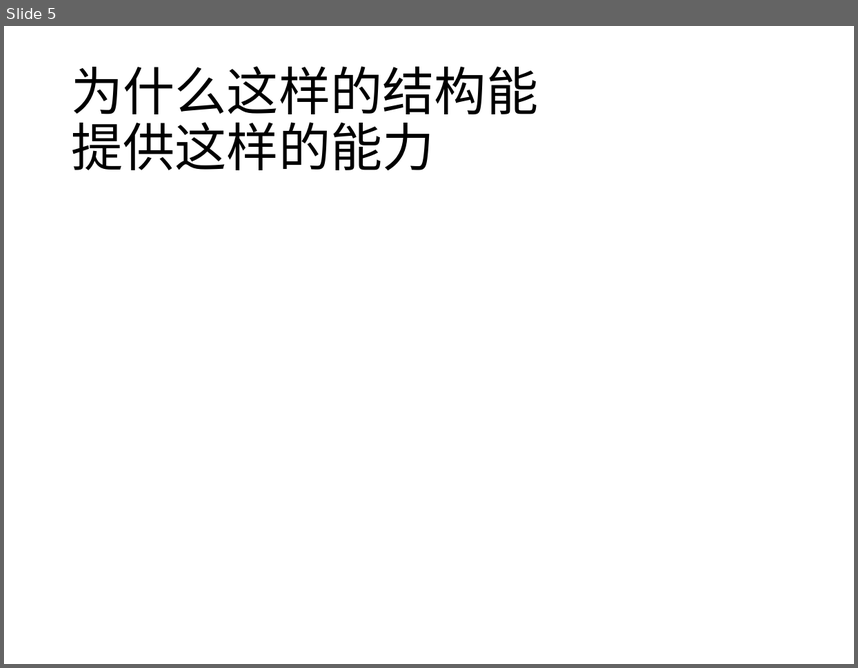
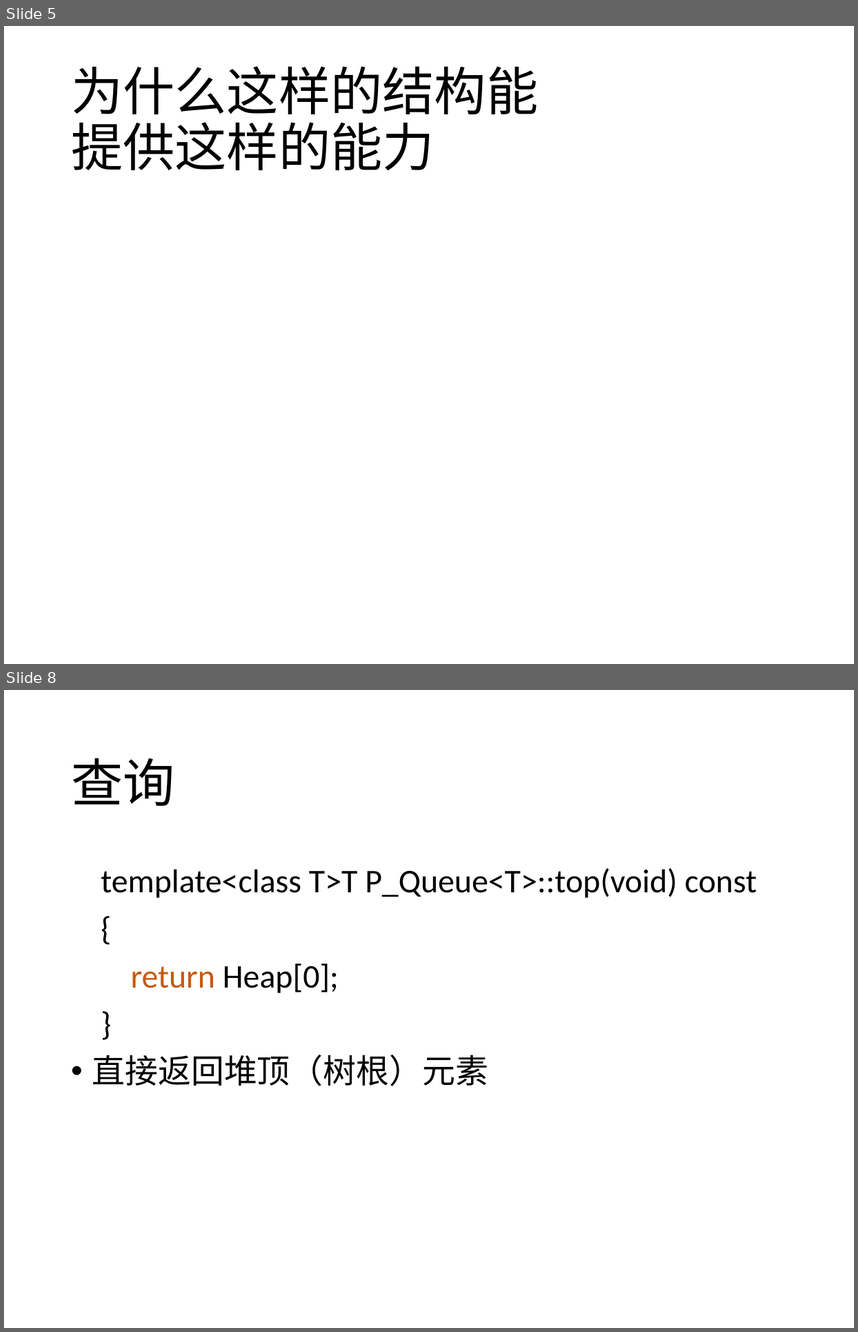
Before and after one commit to A0nameless0man/Pile, a slide deck: Algorithms/Data_Structure/HeapBasedPriorityQueue/Heap.pptx. Shown one above the other, each under a label of ours: slide 5 before the commit, slides 5 and 8 after it; the slides between them are not shown. The pictures are 858x668 and 858x1332 pixels, drawn with LibreOffice and Linux fonts; fonts in the diff are those of the drawing; grey boxes stand for pictures. Boxes give left, top, right and bottom in pixels: in the first picture for what was removed or moved away, otherwise in the second. Text is boxed around its words. In the diff, an @@ line names an element or a change of style, - is before the commit and + after.

```diff
--- a/Algorithms/Data_Structure/HeapBasedPriorityQueue/Heap.pptx
+++ b/Algorithms/Data_Structure/HeapBasedPriorityQueue/Heap.pptx
@@ slide 8 added at (x1=4, y1=690, x2=854, y2=1328), background #FFFFFF @@
@@ title added at (x1=71, y1=758, x2=175, y2=806), 44 pt, text #000000 @@
+查询
@@ text added at (x1=92, y1=868, x2=757, y2=1086), 28 pt, text #000000 @@
+template<class T>T P_Queue<T>::top(void) const
+{
+return Heap[0];
+}
+• 直接返回堆顶（树根）元素
```
Also in this commit, not shown: 5 other slides added, 1 other file.
